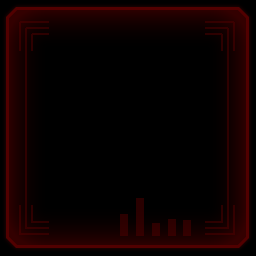
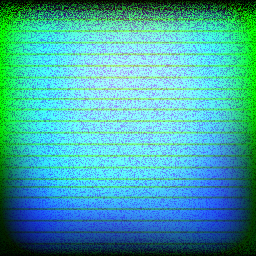
Comparing the layer stacks of the two 256×256 images. Changes:
removed layer "Layer 2" over [left=19, top=21, right=235, bottom=236]
removed layer "Rounded Rectangle 2" over [left=6, top=7, right=249, bottom=248]
removed layer "Background" over [left=0, top=0, right=256, bottom=256]
